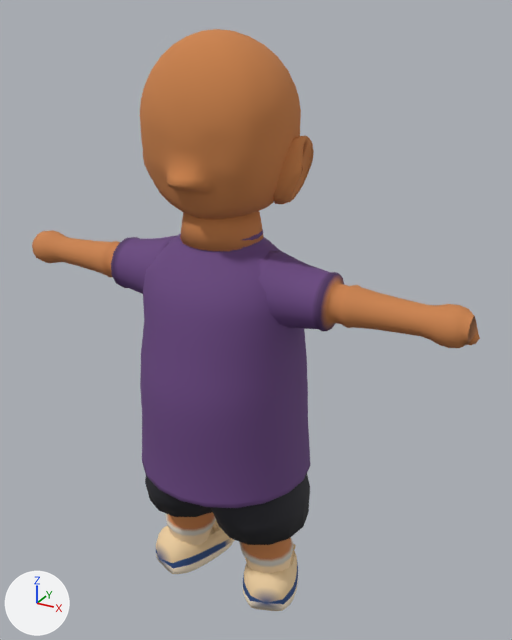
Two versions of the Blender file assets/v2/source/tank-pilot.blend, one commit apart.
Camera for both pictures: a camera (50 mm lens) standing at (2.32, -3.76, 4.12) and looking at (0.16, 0.16, 2.16). The lights are fixed; the arrows at lower left show +X, +Y and +Z. The picture after the commit comes second.

In view in the first picture: 'kid_tank_LOD0'.
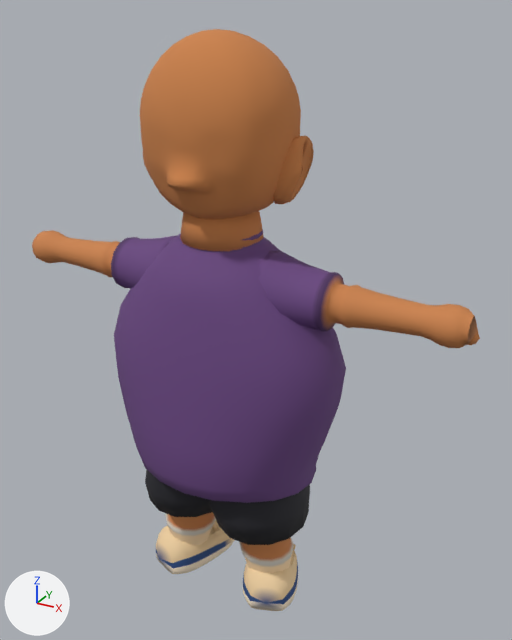
The edits, one by one:
me_kid_tank_lod0_mesh is used by ob_kid_tank_lod0; location (0.0, 0.0, 0.0).
me_kid_tank_lod0_mesh had 3207 vertices, 3410 faces and spanned x -1.67..1.67, y -0.6..0.6, z 0.01..4.01.
me_kid_tank_lod0_mesh now has 3207 vertices, 3410 faces and spans x -1.67..1.67, y -0.59..0.59, z 0.01..4.01.
me_kid_tank_lod0_mesh part 1: 178 of 3207 vertices moved; they spanned x -0.63..0.63, y -0.6..0.6, z 1.07..2.4 and now span x -0.88..0.88, y -0.58..0.58, z 1.07..2.4; mean shift (0.0, 0.0, 0.0); largest move (0.57, 0.0, 1.96) -> (0.88, 0.0, 1.96).

Where the change shows, as pixel boxes (x1, y1, x2, y2) in the pictures (512 x 640 px; the box of a moved part takes in the faces that stretch with it):
part 1 of me_kid_tank_lod0_mesh, moved or reshaped: before (140, 271, 310, 508); after (114, 271, 346, 503)
